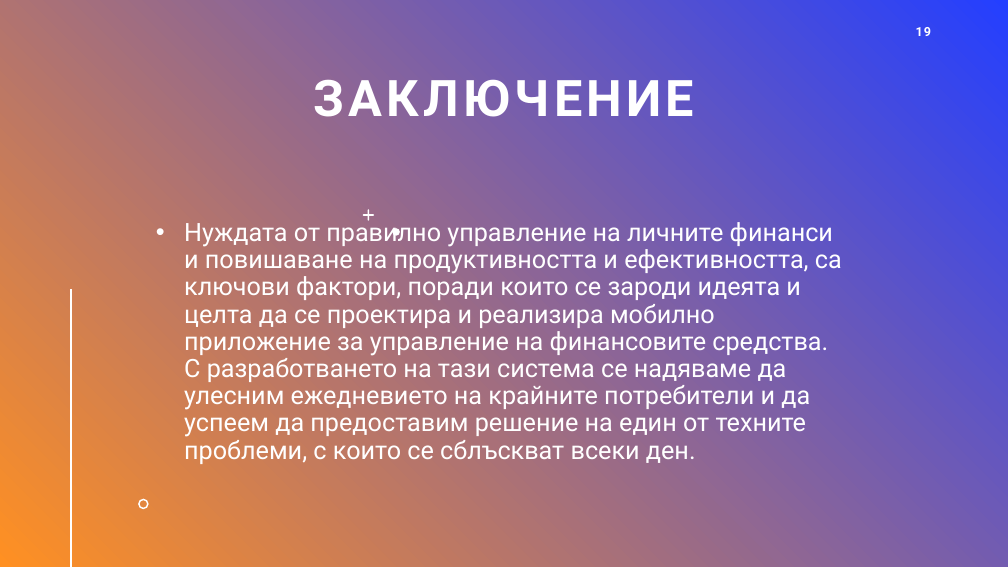
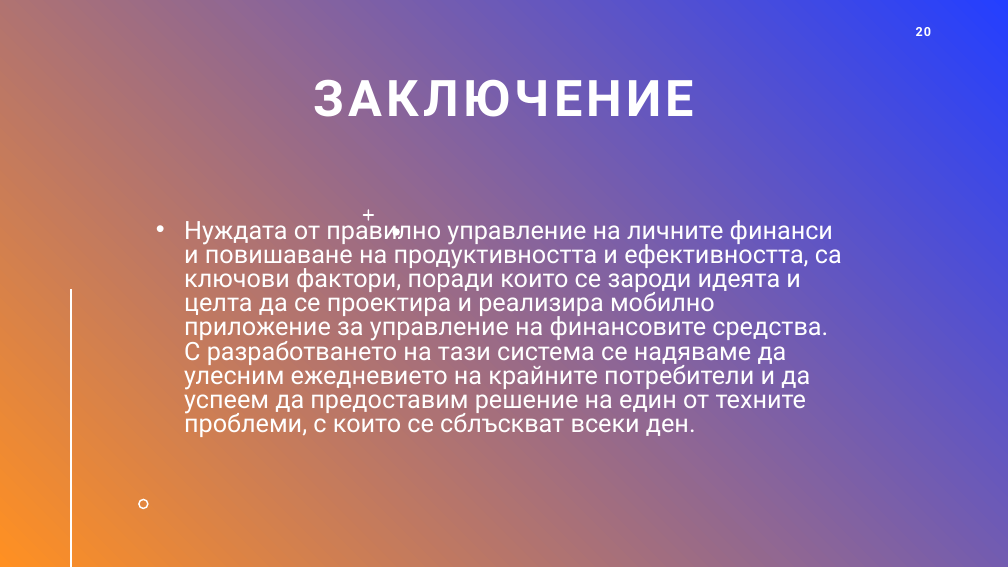
Before and after one commit to magopyan/Pocket-Finances, a slide deck: slide 20 of Documentation/Final Presentation/Presentation.pptx (slide 19 before the commit). Drawn at 1008x567 pixels with LibreOffice and Linux fonts; fonts in the diff are those of the drawing. Boxes give left, top, right and bottom in pixels: in the first picture for what was removed or moved away, otherwise in the second. Text is boxed around its words. In the diff, an @@ line names an element or a change of style, - is before the commit and + after.

```diff
--- a/Documentation/Final Presentation/Presentation.pptx
+++ b/Documentation/Final Presentation/Presentation.pptx
@@ page number at (916, 27, 931, 36): text changed @@
-19
+20
@@ text "Нуждата от правилно управление на ..." at (184, 216, 842, 437): line spacing 0.9 to 0.8 @@
```
Also in this commit, not shown: 3 other slides changed, 1 slide added, 3 other files.
